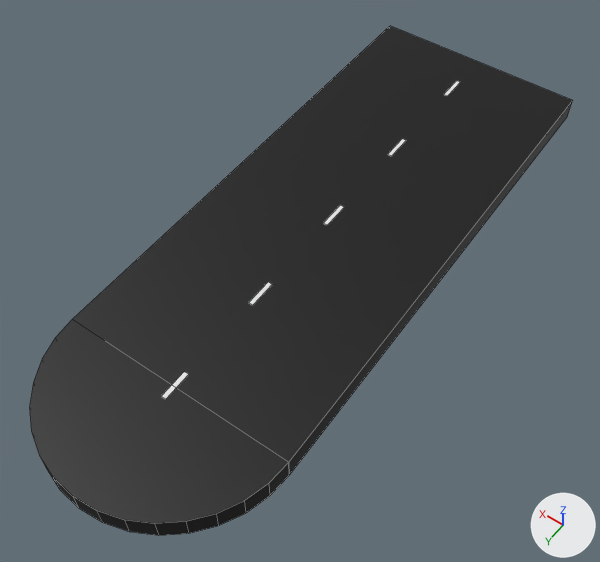
A saved change to the Blender file BlenderAssets/roadend.blend.
One viewpoint serves both versions: a 50 mm camera at (-0.497, 0.19, 1.037) aimed at (-0.008, -0.494, -0.039). The lights are fixed; the arrows at lower right show +X, +Y and +Z. Mesh edges are drawn as thin lines.

Before the edit, the objects in view are built like this:
```python
me_cube = bpy.data.meshes.new('Cube')
me_cube.from_pydata(...)  # 40 vertices, 24 faces; spans x -1.0..1.0, y -2.2..0.0, z -1.01..1.0
me_cube.materials.append(mat_material)  # black #000000
me_cube_001 = bpy.data.meshes.new('Cube.001')
me_cube_001.from_pydata(...)  # a box spanning x -1.0..1.0, y -41.11..-39.11, z -1.0..1.0
me_cube_001.materials.append(mat_material_001)  # white #e7e7e7
# before: 0 (-1.0, -41.11, -1.0), 1 (-1.0, -41.11, 1.0) at pixel (460, 82), 2 (-1.0, -39.11, -1.0), 3 (-1.0, -39.11, 1.0) at pixel (447, 96), 4 (1.0, -41.11, -1.0)
# before: 5 (1.0, -41.11, 1.0) at pixel (456, 80), 6 (1.0, -39.11, -1.0), 7 (1.0, -39.11, 1.0) at pixel (443, 94)
ob_cube_006 = bpy.data.objects.new('Cube.006', me_cube)
ob_cube_006.location = (0.0, 0.0, 0.0)
ob_cube_006.scale = (0.2, 0.5, 0.02)
ob_cube_008 = bpy.data.objects.new('Cube.008', me_cube_001)
ob_cube_008.location = (0.0, 0.0, 0.0)
ob_cube_008.scale = (0.00405, 0.0249, 0.0205)
_m = ob_cube_008.modifiers.new('Array', 'ARRAY')
_m.count = 5
_m.relative_offset_displace = (0.0, 4.0, 0.0)
```
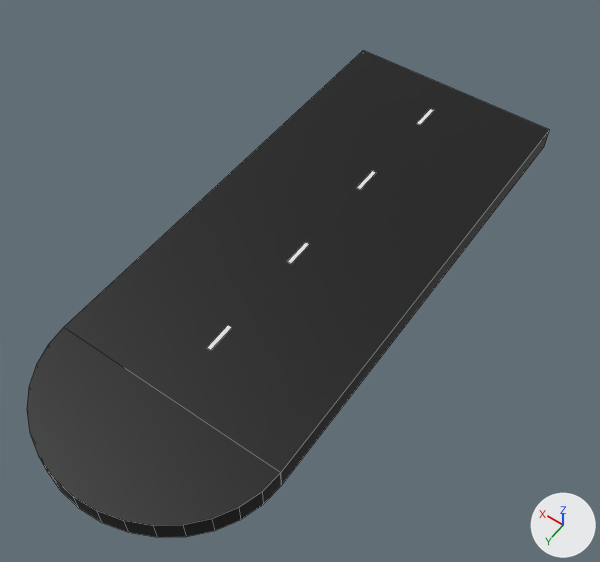
Where the newer file only moved an object's origin or applied its transform, the numbers keep the older frame.

Where the change shows, as pixel boxes (x1, y1, x2, y2) in the pictures (600 x 562 px):
'Cube.006', mesh rescaled: before (30, 26, 573, 535); after (27, 50, 549, 537)
'Cube.008', reshaped, modifiers changed (24% narrower, 24% shorter): before (161, 81, 460, 399); after (207, 109, 434, 350)
part 2 of me_cube_001, deleted: before (161, 81, 460, 399)
part 3 of me_cube_001, added: after (207, 109, 434, 350)

The change, as a diff of the scene's bpy script:
```diff
--- a/BlenderAssets/roadend.blend.py
+++ b/BlenderAssets/roadend.blend.py
@@ me_cube @@
 me_cube.from_pydata(...)  # 40 vertices, 24 faces; spans x -1.0..1.0, y -2.2..0.0, z -1.01..1.0
 # used by ob_cube_006; location = (0.0, 0.0, 0.0); scale = (0.2, 0.5, 0.02)
+# me_cube part 1: the whole mesh is scaled about the mesh origin by (1, 0.909, 1)
 me_cube.materials.append(mat_material)
@@ me_cube_001 @@
 # used by ob_cube_008; location = (0.0, 0.0, 0.0); scale = (0.00405, 0.0249, 0.0205)
 # verts and faces of me_cube_001; kept vertices keep their numbers, new ones are numbered from 8
-me_cube_001.from_pydata(...)  # 8 vertices, 6 faces; spans x -1.0..1.0, y -41.11..-39.11, z -1.0..1.0
+me_cube_001.from_pydata(...)  # 32 vertices, 24 faces; spans x 0.0, y -0.92..-0.28, z -0.02..0.02
+# me_cube_001 part 2
+delete_vertices([*range(0, 8)])  # with the faces that use them
+# me_cube_001 part 3
+# 16 vertices are added at x 0.0, y -0.92..-0.28, z -0.02
+# 16 new vertices lie (0.0, 0.0, 0.04) away from vertices in x 0.0, y -0.92..-0.28, z -0.02
+# 24 new faces join them
 me_cube_001.materials.append(mat_material_001)
@@ ob_cube_008 @@
 ob_cube_008.scale = (0.00405, 0.0249, 0.0205)
-_m = ob_cube_008.modifiers.new('Array', 'ARRAY')
-_m.count = 5
-_m.relative_offset_displace = (0.0, 4.0, 0.0)
```
